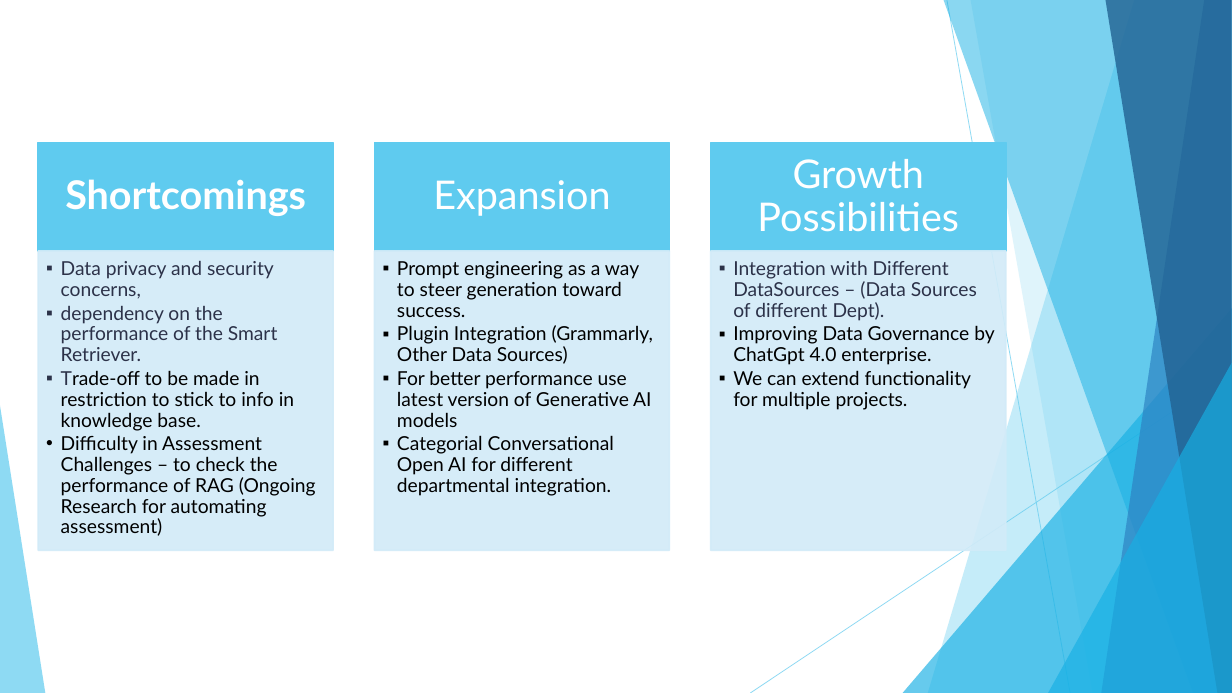
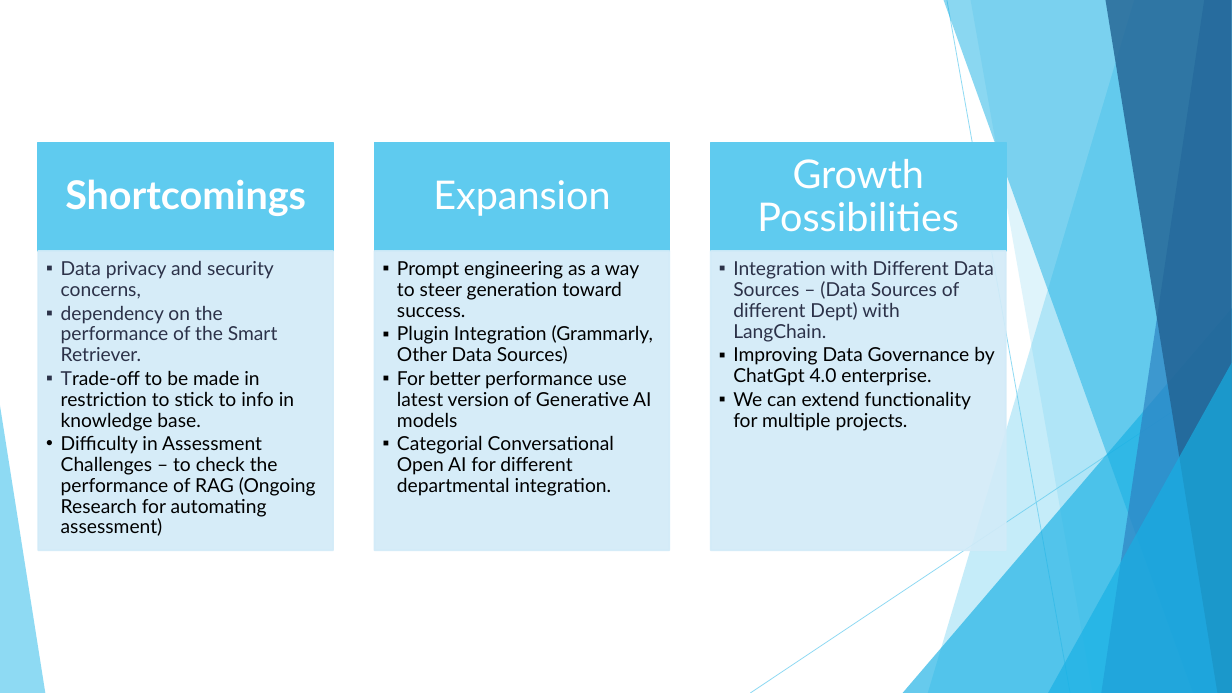
Before and after one commit to amitmishra0404/BuddyEmployee, a slide deck: slide 5 of OpenAI-Functions-Empowering-HR-Onboarding_09082023.pptx. Drawn at 1232x693 pixels with LibreOffice and Linux fonts; fonts in the diff are those of the drawing. Boxes give left, top, right and bottom in pixels: in the first picture for what was removed or moved away, otherwise in the second. Text is boxed around its words. In the diff, an @@ line names an element or a change of style, - is before the commit and + after.

```diff
--- a/OpenAI-Functions-Empowering-HR-Onboarding_09082023.pptx
+++ b/OpenAI-Functions-Empowering-HR-Onboarding_09082023.pptx
@@ text at bbox=[733, 261, 994, 342]: text changed @@
-  ▪ Integration with Different DataSources – (Data Sources of different Dept).
+  ▪ Integration with Different Data Sources – (Data Sources of different Dept) with LangChain.
```
Also in this commit, not shown: 2 other slides changed.
